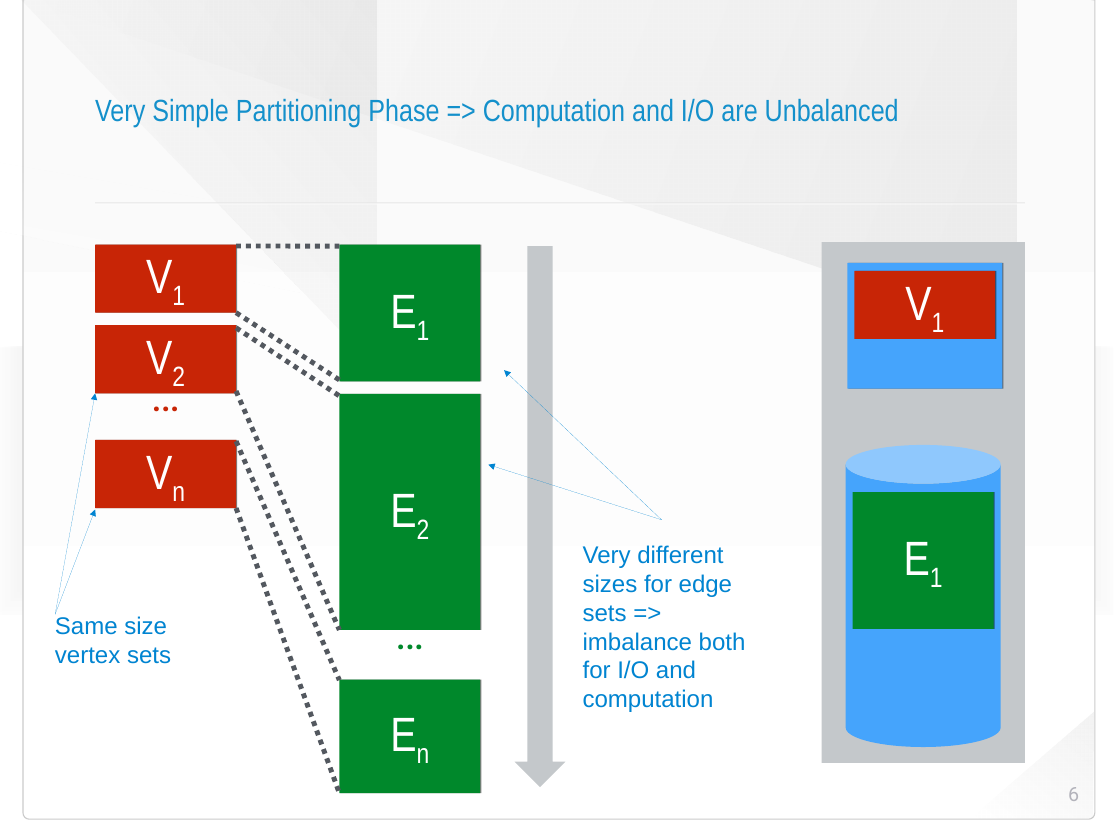
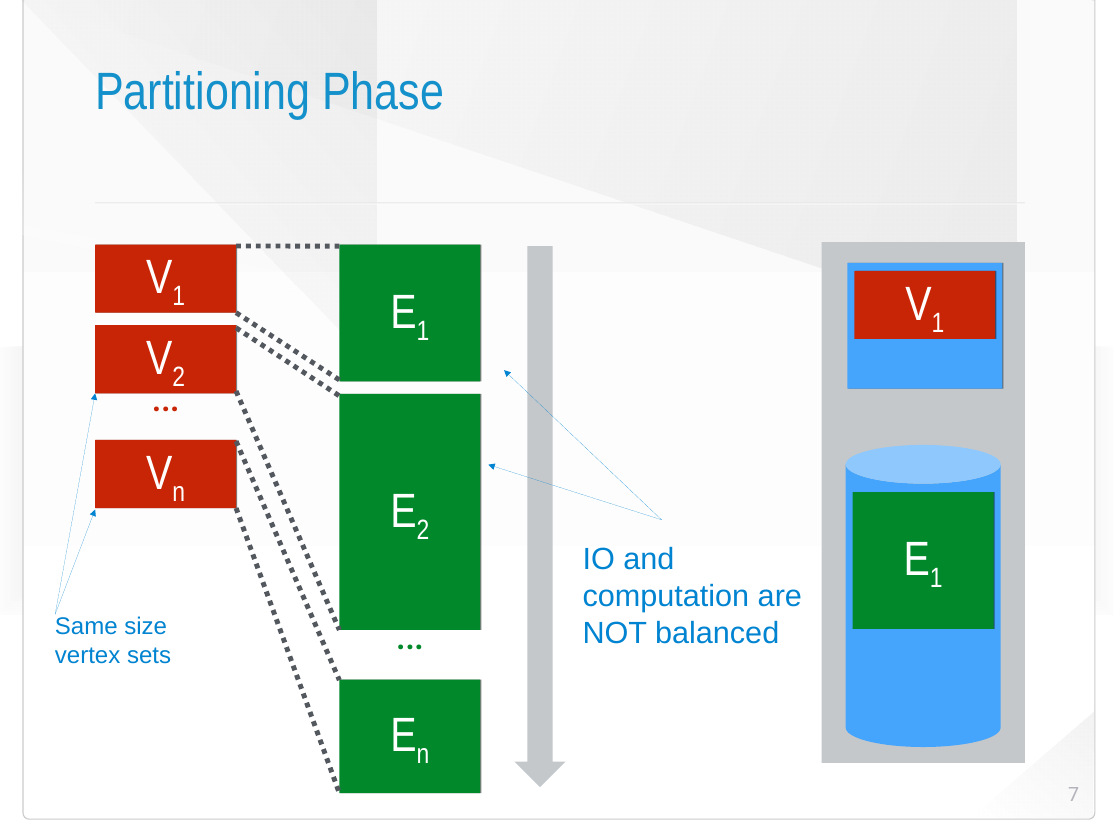
Before and after one commit to HaprianVlad/chaos, a slide deck: slide 7 of presentation.odp (slide 6 before the commit). Drawn at 1120x840 pixels with LibreOffice and Linux fonts; fonts in the diff are those of the drawing; background and template pictures are left out. Boxes give left, top, right and bottom in pixels: in the first picture for what was removed or moved away, otherwise in the second. Text is boxed around its words. In the diff, an @@ line names an element or a change of style, - is before the commit and + after.

```diff
--- a/presentation.odp
+++ b/presentation.odp
@@ title at bbox=[95, 71, 444, 119]: text changed; size 28 to 48 pt @@
-Very Simple Partitioning Phase => Computation and I/O are Unbalanced
+Partitioning Phase
@@ text removed at bbox=[583, 545, 746, 712] @@
-Very different sizes for edge sets => imbalance both for I/O and computation
@@ text added at bbox=[583, 546, 802, 644], 28 pt, text #0084D1 @@
+IO and computation are NOT balanced
@@ page number at bbox=[1068, 787, 1079, 801]: text changed @@
-6
+7
```
Also in this commit, not shown: 31 other slides changed, 6 slides added, 1 slide removed, 4 other files.
